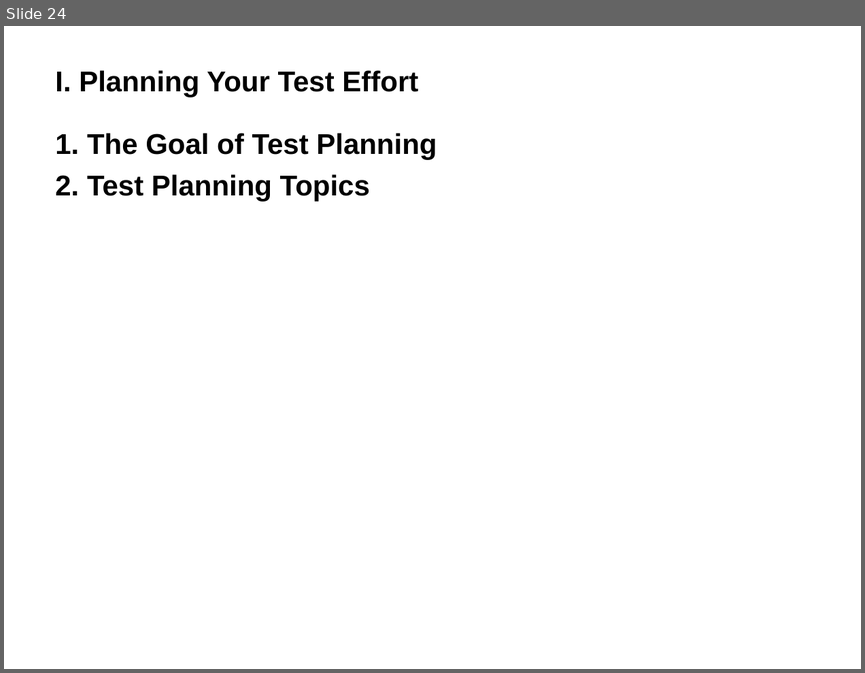
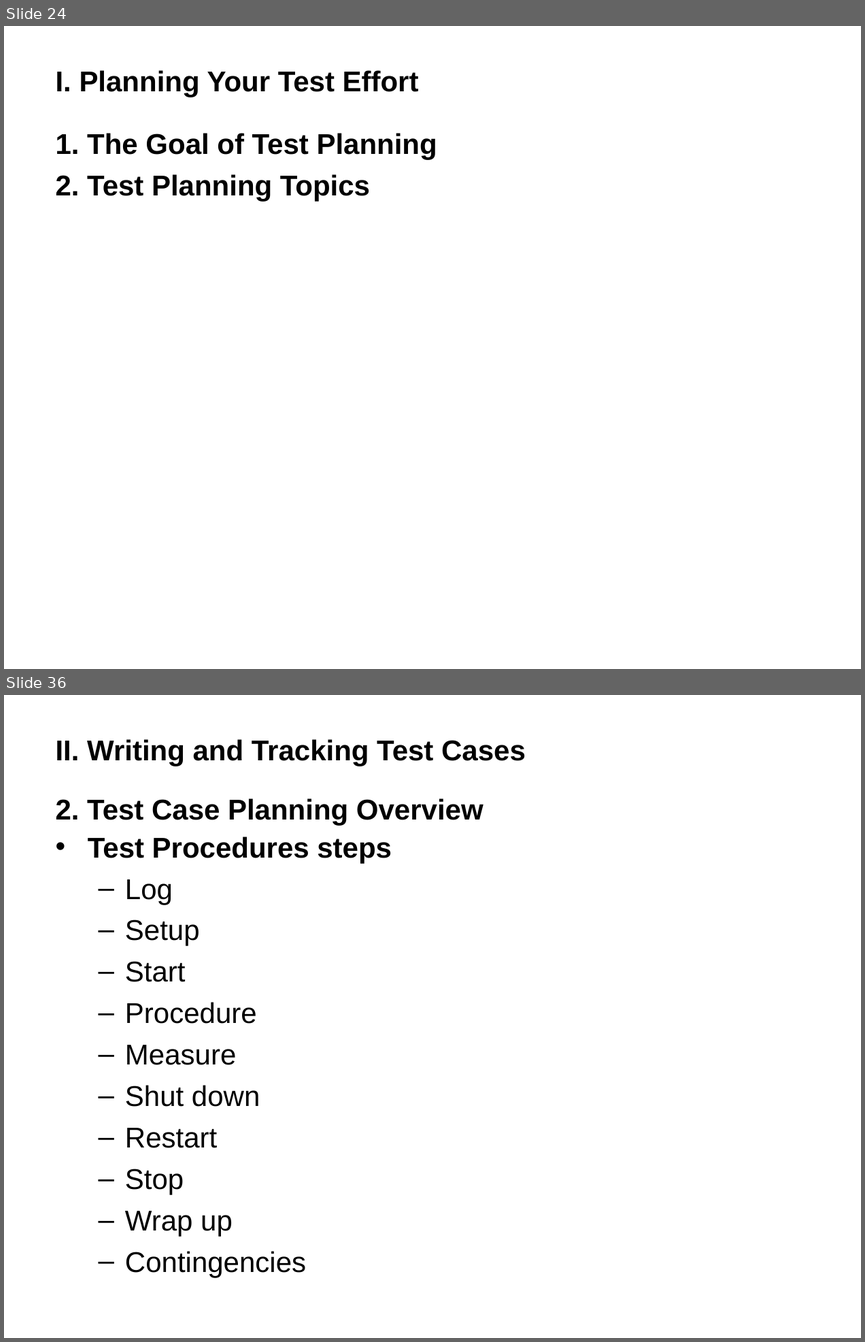
Before and after one commit to wangding/courses, a slide deck: testing/Ch17 Planning/17.ppt. Shown one above the other, each under a label of ours: slide 24 before the commit, slides 24 and 36 after it; the slides between them are not shown. The pictures are 865x673 and 865x1342 pixels, drawn with LibreOffice and Linux fonts; fonts in the diff are those of the drawing; background and template pictures are left out. Boxes give left, top, right and bottom in pixels: in the first picture for what was removed or moved away, otherwise in the second. Text is boxed around its words. In the diff, an @@ line names an element or a change of style, - is before the commit and + after.

```diff
--- a/testing/Ch17 Planning/17.ppt
+++ b/testing/Ch17 Planning/17.ppt
@@ slide 36 added at (x1=4, y1=695, x2=861, y2=1338), background picture (left out) @@
@@ title added at (x1=56, y1=739, x2=526, y2=766), 24 pt, text #000000, bold @@
+II. Writing and Tracking Test Cases
@@ text added at (x1=56, y1=798, x2=483, y2=1277), 24 pt, text #000000 @@
+2. Test Case Planning Overview
+• Test Procedures steps
+  – Log
+  – Setup
+  – Start
+  – Procedure
+  – Measure
+  – Shut down
+  – Restart
+  – Stop
+  – Wrap up
+  – Contingencies
```
Also in this commit, not shown: 16 other slides added, 1 slide removed.
